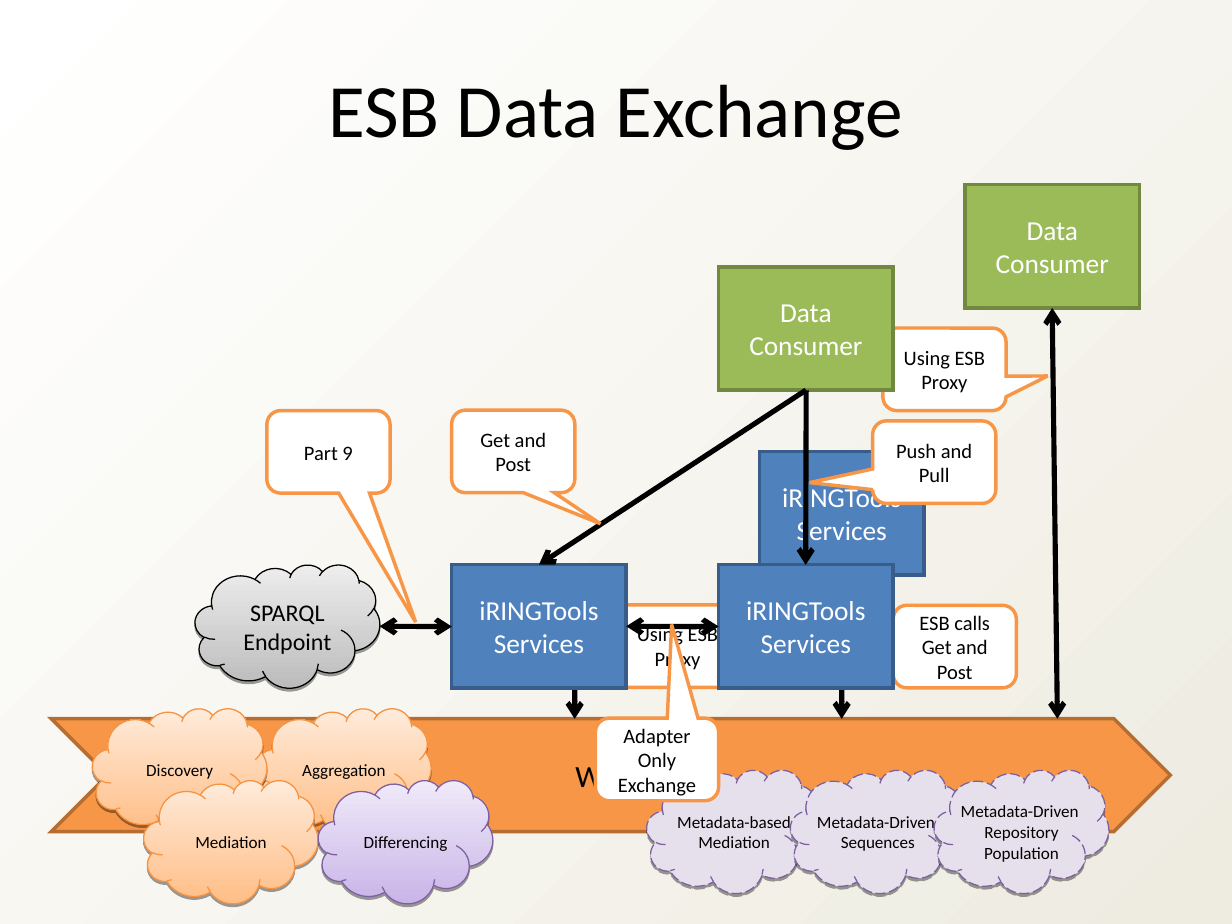
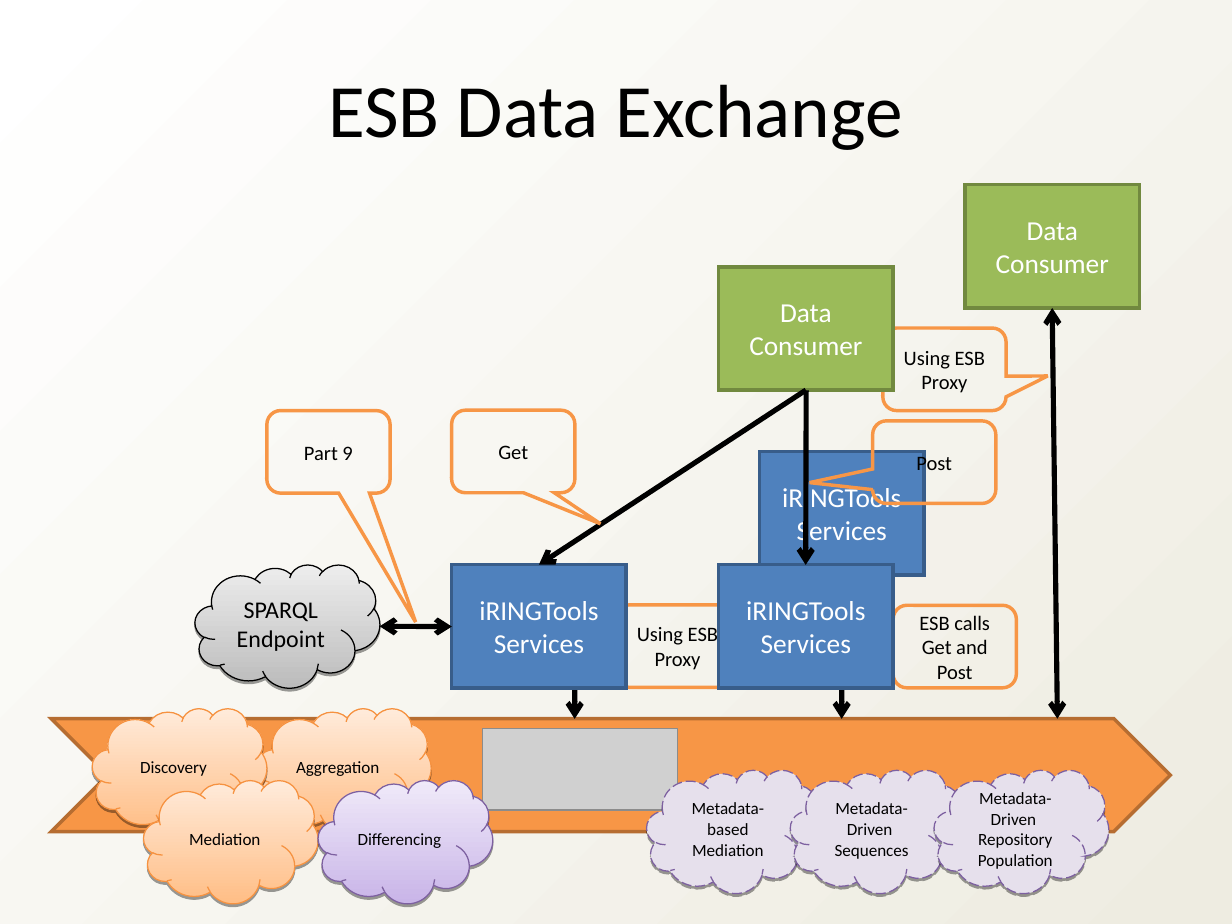
Before and after one commit to heyena/iring-tools, a slide deck: slide 14 of trunk/Documentation/iRINGTools_Overview_v2_0_0.ppt (slide 17 before the commit). Drawn at 1232x924 pixels with LibreOffice and Linux fonts; fonts in the diff are those of the drawing; grey boxes stand for pictures. Boxes give left, top, right and bottom in pixels: in the first picture for what was removed or moved away, otherwise in the second. Text is boxed around its words. In the diff, an @@ line names an element or a change of style, - is before the commit and + after.

```diff
--- a/trunk/Documentation/iRINGTools_Overview_v2_0_0.ppt
+++ b/trunk/Documentation/iRINGTools_Overview_v2_0_0.ppt
@@ text in rounded speech box at box(498, 445, 528, 459): text changed @@
-Get and Post
+Get
@@ fill #FFFFFF to none in 5 elements at box(616, 605, 739, 687), box(893, 605, 1016, 687), box(883, 328, 1007, 410), box(452, 410, 575, 493), box(872, 421, 995, 504) @@
@@ text in rounded speech box at box(916, 453, 952, 476): text changed @@
-Push and Pull
+Post
@@ outline redrawn in 8 elements at box(256, 708, 431, 832), box(92, 708, 267, 832), box(144, 780, 319, 903), box(318, 780, 493, 903), box(647, 770, 822, 893), box(791, 770, 966, 893), box(934, 770, 1109, 893), box(195, 564, 379, 687) @@
@@ double arrow removed from (626, 626) to (718, 627) @@
@@ freeform shape removed at box(52, 718, 1170, 832) @@
-WSO2
@@ freeform shape added at box(52, 718, 1170, 832), fill #F79646, outline #B66D31 2.01 pt @@
@@ rounded speech box removed at box(595, 718, 718, 801) @@
-Adapter Only Exchange
@@ picture added at box(483, 729, 678, 811) @@
```
Also in this commit, not shown: 8 other slides changed, 2 slides added, 3 slides removed, 34 other files.
